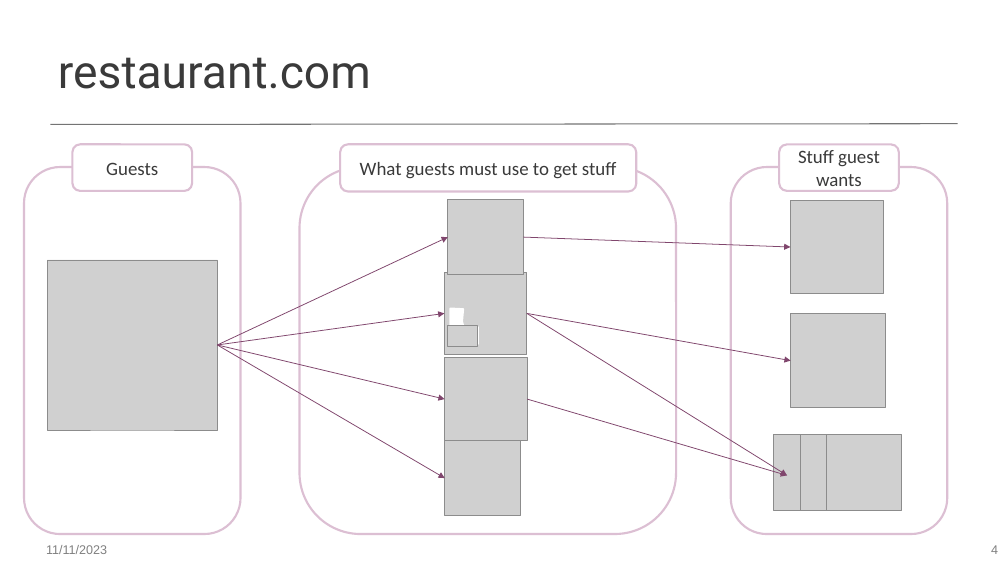
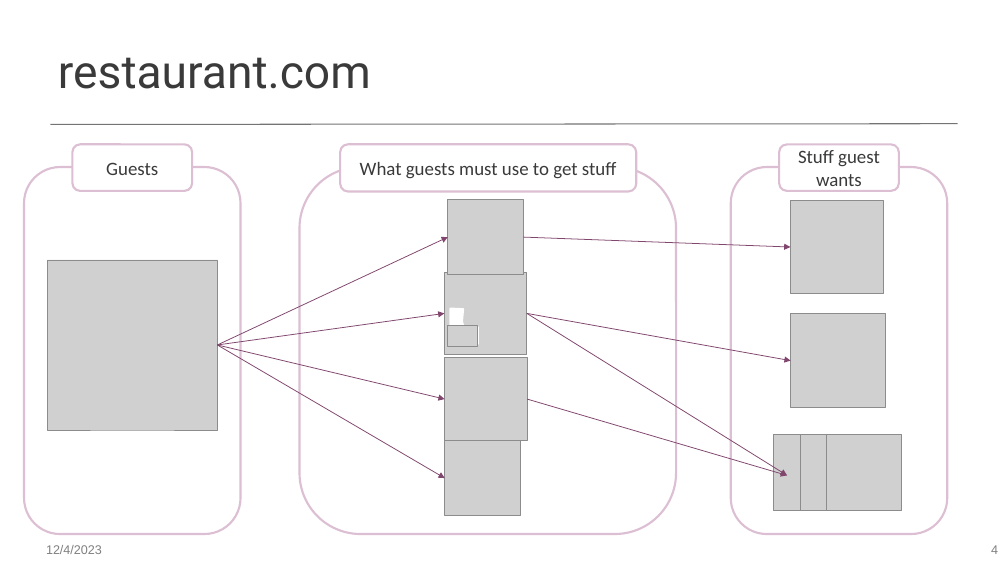
Before and after one commit to worldbank/dec-python-course, a slide deck: slide 4 of 1-foundations/4-api-and-dataviz/Introduction to APIs.pptx. Drawn at 1008x567 pixels with LibreOffice and Linux fonts; fonts in the diff are those of the drawing; grey boxes stand for pictures. Boxes give left, top, right and bottom in pixels: in the first picture for what was removed or moved away, otherwise in the second. Text is boxed around its words. In the diff, an @@ line names an element or a change of style, - is before the commit and + after.

```diff
--- a/1-foundations/4-api-and-dataviz/Introduction to APIs.pptx
+++ b/1-foundations/4-api-and-dataviz/Introduction to APIs.pptx
@@ text at [46, 545, 102, 554]: text changed @@
-11/11/2023
+12/4/2023
```
Also in this commit, not shown: 13 other slides changed, 1 slide added, 1 slide removed, 1 other file.
